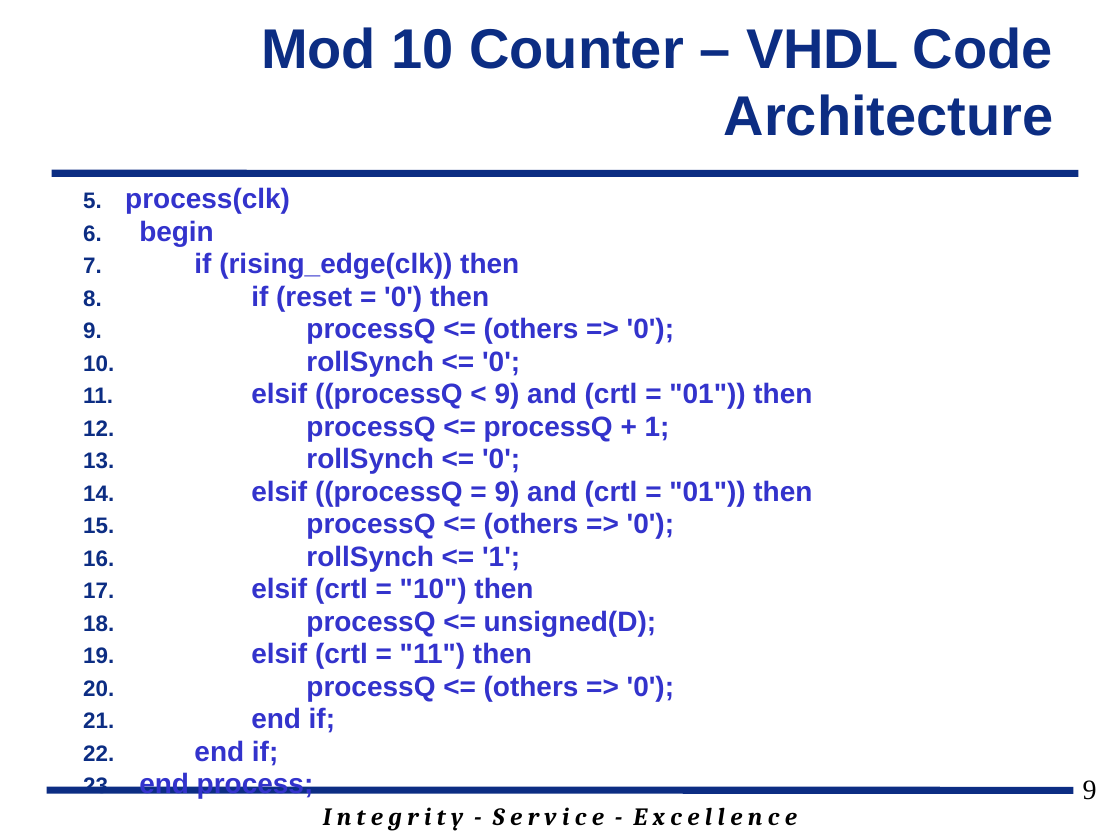
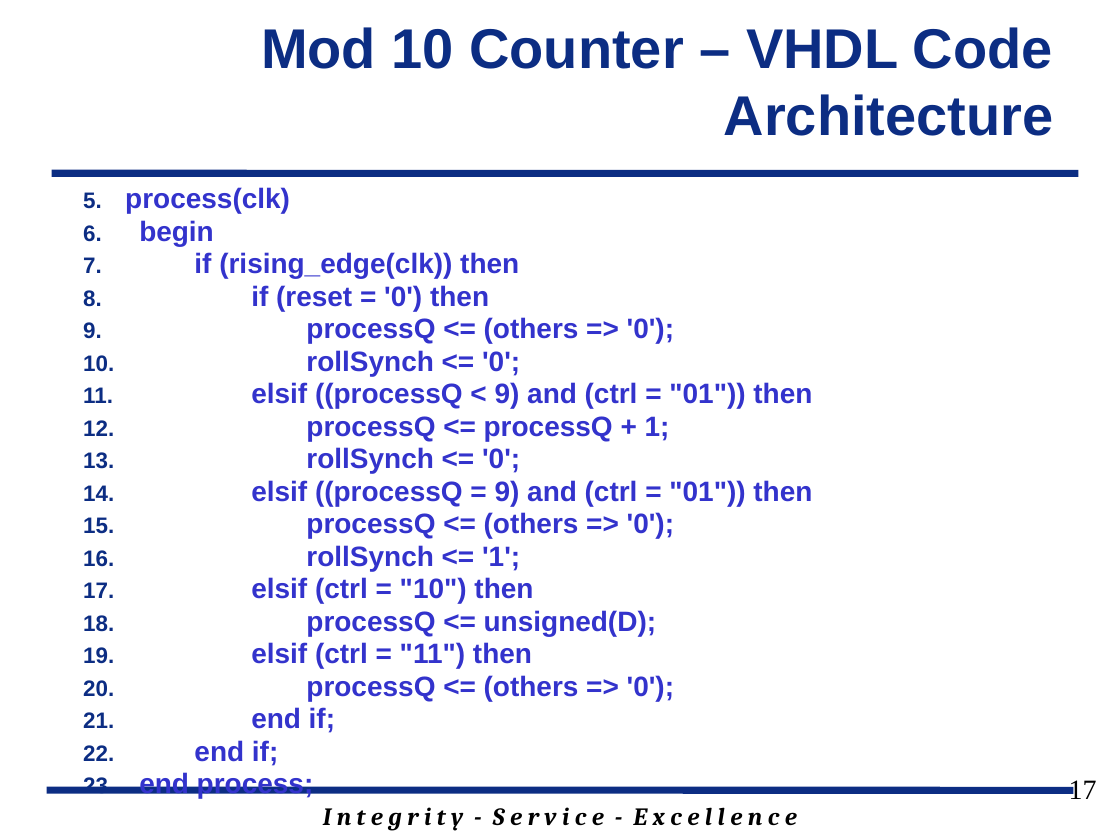
Before and after one commit to jfalkinburg/ECE383_web, a slide deck: slide 17 of lecture/slides/ECE_383_Lec4.pptx (slide 9 before the commit). Drawn at 1120x840 pixels with LibreOffice and Linux fonts; fonts in the diff are those of the drawing; background and template pictures are left out. Boxes give left, top, right and bottom in pixels: in the first picture for what was removed or moved away, otherwise in the second. Text is boxed around its words. In the diff, an @@ line names an element or a change of style, - is before the commit and + after.

```diff
--- a/lecture/slides/ECE_383_Lec4.pptx
+++ b/lecture/slides/ECE_383_Lec4.pptx
@@ text at bbox=[251, 382, 812, 408]: text changed @@
-  11. elsif ((processQ < 9) and (crtl = "01")) then
+  11. elsif ((processQ < 9) and (ctrl = "01")) then
@@ text at bbox=[251, 480, 812, 506]: text changed @@
-  14. elsif ((processQ = 9) and (crtl = "01")) then
+  14. elsif ((processQ = 9) and (ctrl = "01")) then
@@ text at bbox=[251, 577, 533, 603]: text changed @@
-  17. elsif (crtl = "10") then
+  17. elsif (ctrl = "10") then
@@ text at bbox=[251, 642, 532, 668]: text changed @@
-  19. elsif (crtl = "11") then
+  19. elsif (ctrl = "11") then
@@ page number at bbox=[1069, 780, 1097, 799]: text changed @@
-9
+17
```
Also in this commit, not shown: 6 other slides changed, 4 slides added, 1 slide removed, 3 other files.
